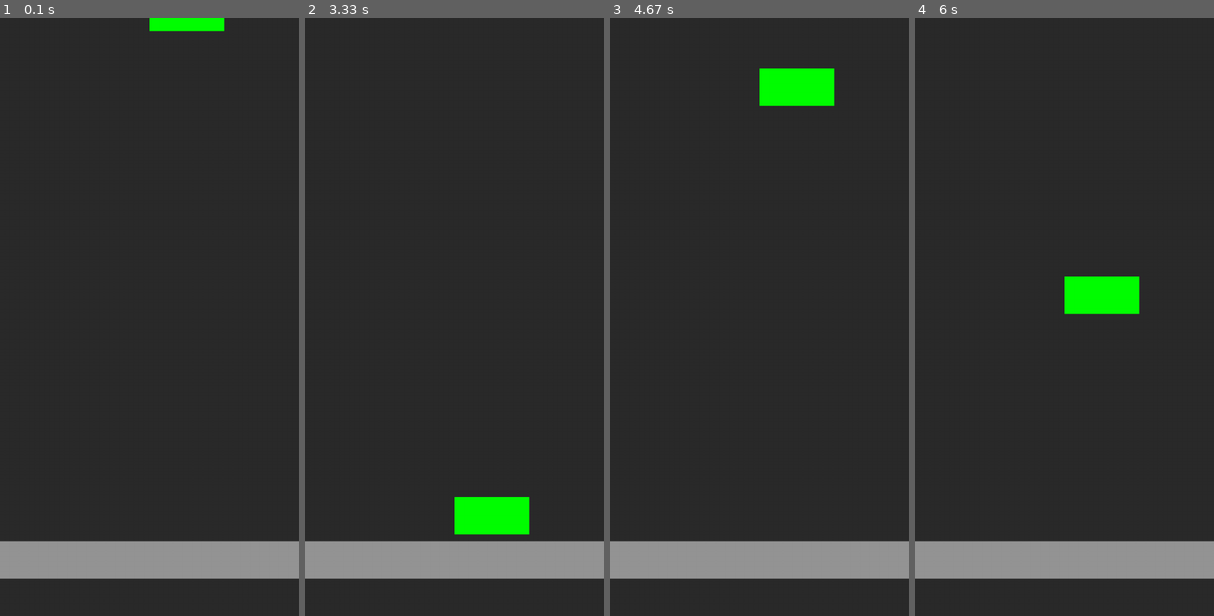
Above: before the commit, frames 1-4 (left to right).
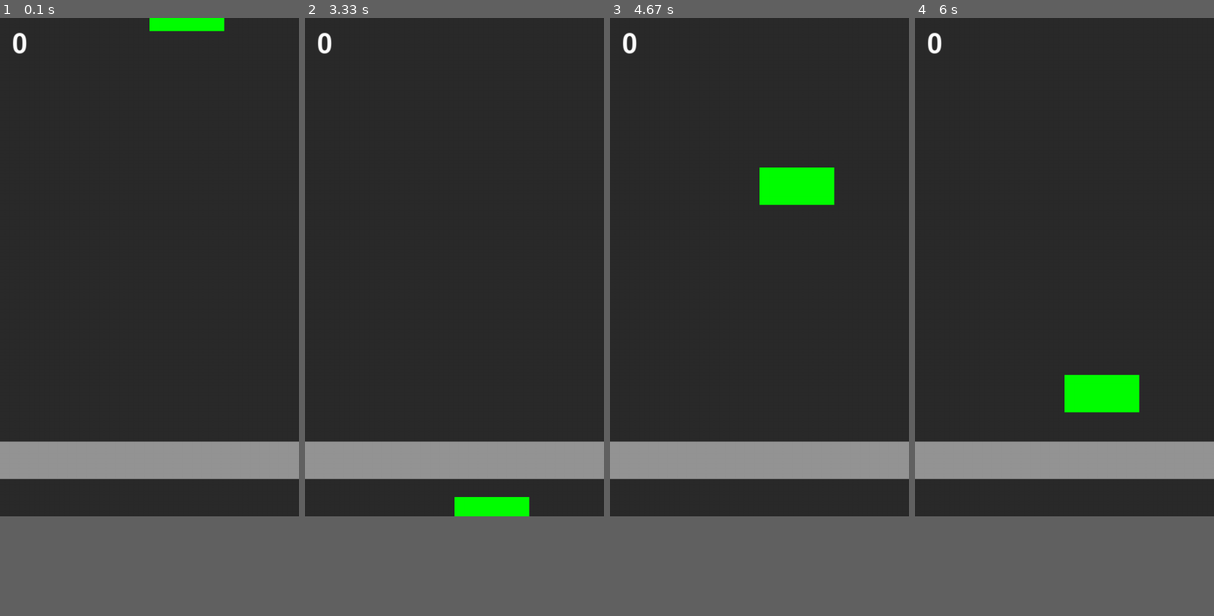
Above: after the commit, the same moments.

Repository: vike256/pygame-tiles
Game: pygame game, started from src/main.py
Same seed, same stepped clock (60 frames per second), same inputs: the game is played once before the commit and once after it.
Inputs:
- Up to frame 1 (0.1 s): no input
- Up to frame 2 (3.33 s): tap J at 0.33 s
- Up to frame 3 (4.67 s): no input
- Up to frame 4 (6 s): no input
In our replay, the window is 450x900 before the commit and 450x750 after it. These sizes can differ from the game's own. Grey fills any space a smaller window leaves; there, only what the larger window draws over its background counts as a difference.

The runs differ from the first frame. In frame 1, 13% of the frame differs, in the area x 0-100%, y 2-94%; in frame 2, 14%; in frame 3, 16%; in frame 4, 16%.

Commit message:
Add key presses

Diff:
--- a/src/globals.py
+++ b/src/globals.py
@@ -1,6 +1,8 @@
 SCREEN_WIDTH = 480
-SCREEN_HEIGHT = 960
+SCREEN_HEIGHT = 800
 TILE_WIDTH = SCREEN_WIDTH // 4
 TILE_HEIGHT = TILE_WIDTH // 2
 HIT_POS = SCREEN_HEIGHT - TILE_HEIGHT * 2
 COLUMNS = (0, 0 + TILE_WIDTH, 0 + TILE_WIDTH * 2, 0 + TILE_WIDTH * 3)
+
+points = 0
--- a/src/main.py
+++ b/src/main.py
@@ -9,6 +9,7 @@
     clock = pygame.time.Clock()
     running = True
     dt = 0
+    font = pygame.Font(None, 64)
 
     hit_surface = pygame.Surface((g.SCREEN_WIDTH, g.TILE_HEIGHT))
     hit_surface.set_alpha(128)
@@ -19,9 +20,11 @@
 
     speed = 250
     tiles_on_screen = 1
-    points = 0
+    POINTS_POS = (20, 20)
 
     while running:
+        keys = pygame.key.get_just_pressed()
+        print(keys)
         for event in pygame.event.get():
             if event.type == pygame.QUIT:
                 running = False
@@ -32,12 +35,15 @@
             tiles.append(Tile())
 
         for tile in tiles:
-            tile.update(dt, speed)
+            tile.update(dt, speed, keys)
             if not tile.alive:
                 tiles.remove(tile)
             pygame.draw.rect(screen, 'green', (g.COLUMNS[tile.column], tile.y, g.TILE_WIDTH, g.TILE_HEIGHT))
-        print(tiles)
+        #print(tiles)
 
+        points_text = font.render(str(g.points), True, 'white')
+
+        screen.blit(points_text, POINTS_POS)
         screen.blit(hit_surface, (0, g.HIT_POS))
         pygame.display.flip()
         dt = clock.tick(60) / 1000
--- a/src/tile.py
+++ b/src/tile.py
@@ -1,5 +1,8 @@
+import pygame
 import globals as g
 from random import randint
+
+COLUMN_KEYS = (pygame.K_d, pygame.K_f, pygame.K_j, pygame.K_k)
 
 class Tile:
     def __init__(self):
@@ -7,7 +10,13 @@
         self.y = 0 - g.TILE_HEIGHT
         self.alive = True
 
-    def update(self, dt, speed):
+    def update(self, dt, speed, keys):
         self.y += speed * dt
         if self.y > g.SCREEN_HEIGHT:
             self.alive = False
+
+        if keys[COLUMN_KEYS[self.column]]:
+            print('pressed')
+            if abs(self.y - g.HIT_POS) <= 25:
+                g.points += 1
+                self.alive = False
